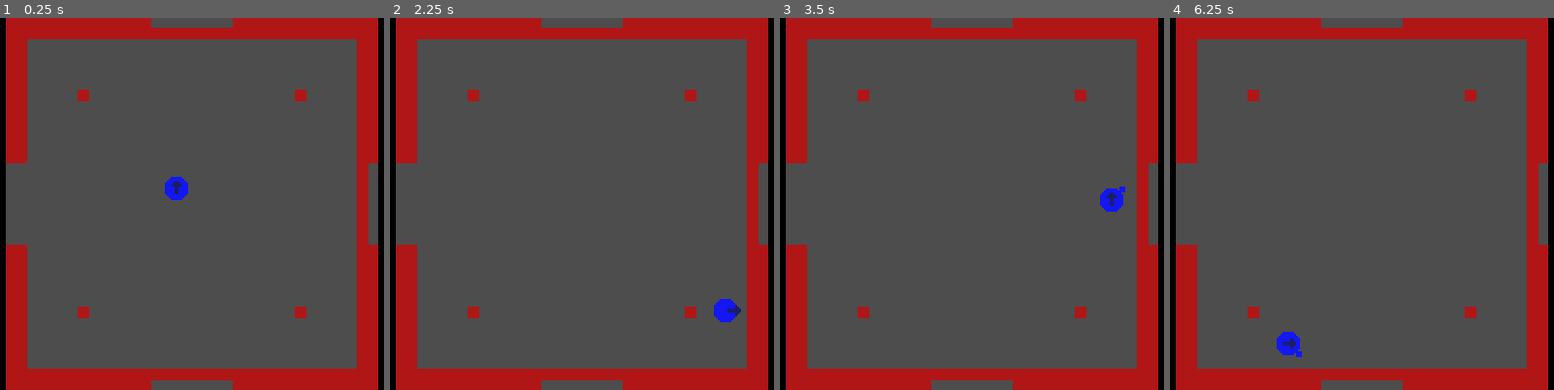
Above: before the commit, frames 1-4 (left to right).
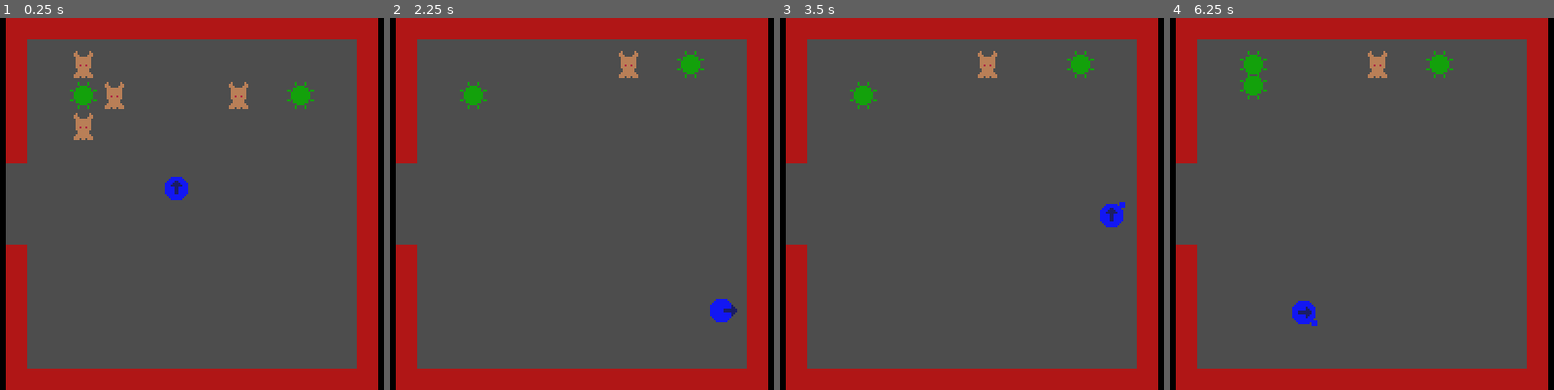
Above: after the commit, the same moments.

Repository: alexpech12/godot-parasite
Game: Godot game, scene res://scenes/game.tscn
The game is run twice, just before and just after one commit, with the same random seed, the same clock (stepped at 60 frames per second) and the same inputs. This scene is started directly instead of the project's main scene.
Inputs:
- Up to frame 1 (0.25 s): no input
- Up to frame 2 (2.25 s): tap Enter at 0.5 s; hold Right (ui_right) 0.53-1.28 s; hold Space (attack) 0.53-1.28 s; hold Down (ui_down) 1.28-2.03 s; tap Space (attack) at 1.35 s; hold Right (ui_right) from 2.03 s (still down); hold Space (attack) from 2.03 s (still down)
- Up to frame 3 (3.5 s): release Right (ui_right) at 2.78 s; release Space (attack) at 2.78 s; hold Up (ui_up) from 2.78 s (still down); tap Space (attack) at 2.85 s
- Up to frame 4 (6.25 s): release Up (ui_up) at 3.53 s; hold Space (attack) 3.53-4.28 s; hold Left (ui_left) 3.53-5.03 s; tap Space (attack) at 4.35, 5.85 s; hold Down (ui_down) 5.03-5.78 s; hold Space (attack) 5.03-5.78 s; hold Right (ui_right) from 5.78 s (still down)

The runs differ from the first frame. In frame 1, 3.4% of the frame differs, in the area x 18-99%, y 0-100%; in frame 2, 2.9%; in frame 3, 3.2%; in frame 4, 3.7%.
Error after the commit: Invalid access of index '11' on a base object of type: 'String'. (res://scenes/room/Room.gd:51)

Commit message:
Add a monster enemy type and define interactions between enemy types

Diff:
--- a/scenes/Game.gd
+++ b/scenes/Game.gd
@@ -3,6 +3,8 @@
 @export var player: Player
 @export var ui: UI
 @export var room_scene: PackedScene
+
+@export var starting_room_override: String
 
 enum TransitionState { None, FadingOut, Loading, FadingIn }
 var transition_state = TransitionState.None
@@ -12,19 +14,21 @@
 
 var t = 0.0
 
-@export var current_room: Node2D
+var current_room: Node2D
 
 var current_room_definition: Level.RoomDefinition
 
 func _ready():
     $Level.generate()
 
-    load_room($Level.starting_room())
+    if starting_room_override:
+        load_room_from_file($Level.starting_room(), starting_room_override)
+    else:
+        load_room($Level.starting_room())
 
     player.enter_room(current_room)
 
-func load_room(room_definition):
-
+func find_random_matching_file(room_definition):
     # Find file matching definition
     # Path format is res://levels/{type}/{n?}{e?}{w?}{s?}/*
     # Or, res://levels/{type}/* for a level without specific connections
@@ -47,12 +51,15 @@
 
     print_debug("Using ", selected_file)
 
+    return selected_file
+
+func load_room_from_file(room_definition, filename):
     # Instantiate room
     var room = room_scene.instantiate()
     add_child(room)
 
     # Apply file to room
-    room.configure(selected_file, room_definition)
+    room.configure(filename, room_definition)
 
     # Set player location, if room provides one
     if room.player_start:
@@ -64,6 +71,10 @@
 
     current_room_definition = room_definition
     current_room = room
+
+func load_room(room_definition):
+    var filename = find_random_matching_file(room_definition)
+    load_room_from_file(room_definition, filename)
 
 func _process(delta):
     match transition_state:
@@ -82,10 +93,6 @@
 
             load_room(destination_room_definition)
 
-            #var instance = transition_scene.instantiate()
-            #add_child(instance)
-            #current_room = instance
-            #(current_room as Room).transition.connect(_on_room_transition)
             transition_state = TransitionState.FadingIn
             player.position = transition_location
 
--- a/scenes/door/Door.gd
+++ b/scenes/door/Door.gd
@@ -4,24 +4,17 @@
 
 enum DestinationLocation { Top, Bottom, Left, Right }
 
-#@export var destination_scene: String
 @export var destination_coordinates: Vector2i
 @export var destination_location: DestinationLocation
 
 signal transition(destination: Vector2i, player_location: Vector2)
-#var next_scene = preload("res://scenes/test_scene_2.tscn")
 
 func set_destination(destination):
     destination_coordinates = destination
 
 func _on_area_entered(_area):
-
     print_debug("Moving to ", destination_coordinates)
     transition.emit(destination_coordinates, player_destination())
-    #print_debug("Transition to " + str(destination_scene.resource_name()))
-    #var scene = load("res://scenes/" + destination_scene + ".tscn")
-    #transition.emit(scene, player_destination())
-    #get_tree().change_scene_to_packed(destination_scene)
 
 func player_destination():
     match destination_location:
--- /dev/null
+++ b/scenes/enemies/BaseCreature.gd
@@ -0,0 +1,71 @@
+class_name BaseCreature
+
+extends Area2D
+
+@export var health = 1
+@export var damage = 1
+
+enum CreatureType { Player, Parasite, Monster }
+
+var STEP_SIZE = 16
+var move_frames = 10
+
+var facing_direction = Vector2i.DOWN
+
+var current_state: State
+
+# Called when the node enters the scene tree for the first time.
+func _ready():
+    current_state = IdleState.new(self)
+
+# Called every frame. 'delta' is the elapsed time since the previous frame.
+func _process(delta):
+    process_state_machine(get_inputs(delta), delta)
+
+func get_inputs(delta):
+    return {}
+
+func process_state_machine(inputs, delta):
+    inputs["dead"] = dead()
+    current_state.set_inputs(inputs)
+
+    current_state.process(delta)
+    var next_state = current_state.next_state()
+
+    if next_state:
+        current_state.exit()
+        current_state = next_state
+        current_state.enter()
+
+func collision_test(tilemap, pos):
+    var cell = tilemap.local_to_map(pos)
+    var data = tilemap.get_cell_tile_data(0, cell)
+    if data:
+        return data.get_custom_data("wall")
+
+    return false
+
+func _on_area_entered(area):
+    match area.get("creature_type"):
+        CreatureType.Player:
+            on_touched_by_player(area)
+        CreatureType.Parasite:
+            on_touched_by_parasite(area)
+        CreatureType.Monster:
+            on_touched_by_monster(area)
+
+func on_touched_by_player(player):
+    pass
+
+func on_touched_by_monster(monster):
+    pass
+
+func on_touched_by_parasite(parasite):
+    pass
+
+func receive_damage(amount):
+    print_debug(amount, " damage, (", health, " -> ", health - amount, ")")
+    health -= amount
+
+func dead():
+    return health <= 0
--- /dev/null
+++ b/scenes/enemies/MonsterBaby.gd
@@ -0,0 +1,31 @@
+extends BaseCreature
+
+var wait_time = null
+var t = 0.0
+
+var creature_type = CreatureType.Monster
+
+# Called every frame. 'delta' is the elapsed time since the previous frame.
+func get_inputs(delta):
+    var inputs = {}
+
+    if wait_time == null:
+        wait_time = randi_range(1,3)
+
+    t += delta
+
+    if t > wait_time:
+
+    #if randf() < chance_of_movement:
+        # Pick a random direction to try and move
+        var input_i = randi_range(0, 3)
+        inputs = {
+            up = input_i == 0,
+            down = input_i == 1,
+            left = input_i == 2,
+            right = input_i == 3,
+        }
+        t = 0
+        wait_time = null
+
+    return inputs
--- /dev/null
+++ b/scenes/enemies/ParasiteBaby.gd
@@ -0,0 +1,85 @@
+extends BaseCreature
+
+var wait_time = null
+var t = 0.0
+
+var energy = 0
+
+var duplicate_self = false
+var duplicate_location: Vector2
+
+var creature_type = CreatureType.Parasite
+
+var parasite_scene: PackedScene
+
+func _ready():
+    super()
+
+    #parasite_scene = load("res://scenes/enemies/parasite_baby.tscn")
+
+func on_move_entered():
+    print_debug("Starting move")
+    duplicate_location = position
+
+func on_move_exited(success):
+    if !success:
+        print_debug("Move not successful!")
+        return
+
+    if energy >= 1:
+        print_debug("Enough energy to duplicate")
+        #var new_parasite = parasite_scene.instantiate()
+        var new_parasite = self.duplicate()
+        add_sibling(new_parasite)
+        new_parasite.position = duplicate_location
+        energy = 0
+
+
+# Called every frame. 'delta' is the elapsed time since the previous frame.
+func get_inputs(delta):
+    var inputs = {}
+
+    if wait_time == null:
+        wait_time = randi_range(1,3)
+
+    t += delta
+
+    if t > wait_time:
+
+    #if randf() < chance_of_movement:
+        # Pick a random direction to try and move
+        var input_i = randi_range(0, 3)
+        inputs = {
+            up = input_i == 0,
+            down = input_i == 1,
+            left = input_i == 2,
+            right = input_i == 3,
+        }
+        t = 0
+        wait_time = null
+
+    return inputs
+
+func consume_monster(monster):
+    print_debug("Consuming ", monster)
+    # When energy passes a threshold, spawn an identical parasite
+    # Stronger monsters give more energy
+    energy += monster.damage
+
+func on_touched_by_player(player):
+    player.receive_damage(damage)
+
+func on_touched_by_monster(monster):
+    monster.receive_damage(damage)
+    if monster.dead():
+        consume_monster(monster)
+
+func on_touched_by_parasite(parasite):
+    pass
+    # TODO: Unsure if we want this or not
+    #print_debug("Parasites are touching!")
+    #if self.is_greater_than(parasite):
+        #return
+        #
+    #health += parasite.health
+    #parasite.health = 0
--- /dev/null
+++ b/scenes/enemies/base_creature.tscn
@@ -0,0 +1,55 @@
+[gd_scene load_steps=8 format=3 uid="uid://bx6ejmm0gw07c"]
+
+[ext_resource type="Script" path="res://scenes/enemies/BaseCreature.gd" id="1_w4bxu"]
+[ext_resource type="Texture2D" uid="uid://up4jnqous41d" path="res://images/enemy_test.png" id="2_474cc"]
+
+[sub_resource type="AtlasTexture" id="AtlasTexture_ijl2j"]
+atlas = ExtResource("2_474cc")
+region = Rect2(0, 16, 16, 16)
+
+[sub_resource type="AtlasTexture" id="AtlasTexture_ckoxr"]
+atlas = ExtResource("2_474cc")
+region = Rect2(0, 0, 16, 16)
+
+[sub_resource type="AtlasTexture" id="AtlasTexture_1pkap"]
+atlas = ExtResource("2_474cc")
+region = Rect2(16, 0, 16, 16)
+
+[sub_resource type="SpriteFrames" id="SpriteFrames_oabn3"]
+animations = [{
+"frames": [{
+"duration": 1.0,
+"texture": SubResource("AtlasTexture_ijl2j")
+}],
+"loop": true,
+"name": &"attack",
+"speed": 5.0
+}, {
+"frames": [{
+"duration": 1.0,
+"texture": SubResource("AtlasTexture_ckoxr")
+}, {
+"duration": 1.0,
+"texture": SubResource("AtlasTexture_1pkap")
+}],
+"loop": true,
+"name": &"idle",
+"speed": 1.0
+}]
+
+[sub_resource type="CircleShape2D" id="CircleShape2D_211v5"]
+radius = 7.0
+
+[node name="Creature" type="Area2D"]
+collision_layer = 4
+collision_mask = 15
+script = ExtResource("1_w4bxu")
+
+[node name="AnimatedSprite2D" type="AnimatedSprite2D" parent="."]
+sprite_frames = SubResource("SpriteFrames_oabn3")
+animation = &"idle"
+
+[node name="CollisionShape2D" type="CollisionShape2D" parent="."]
+shape = SubResource("CircleShape2D_211v5")
+
+[connection signal="area_entered" from="." to="." method="_on_area_entered"]
--- /dev/null
+++ b/scenes/enemies/monster_baby.tscn
@@ -0,0 +1,42 @@
+[gd_scene load_steps=7 format=3 uid="uid://oji60adkemva"]
+
+[ext_resource type="Script" path="res://scenes/enemies/MonsterBaby.gd" id="1_p136d"]
+[ext_resource type="Texture2D" uid="uid://cjiy8jxj48hf1" path="res://images/monster_test.png" id="2_33ioj"]
+
+[sub_resource type="AtlasTexture" id="AtlasTexture_vkbx5"]
+atlas = ExtResource("2_33ioj")
+region = Rect2(0, 0, 16, 16)
+
+[sub_resource type="AtlasTexture" id="AtlasTexture_ysly3"]
+atlas = ExtResource("2_33ioj")
+region = Rect2(16, 0, 16, 16)
+
+[sub_resource type="SpriteFrames" id="SpriteFrames_idfgp"]
+animations = [{
+"frames": [{
+"duration": 1.0,
+"texture": SubResource("AtlasTexture_vkbx5")
+}, {
+"duration": 1.0,
+"texture": SubResource("AtlasTexture_ysly3")
+}],
+"loop": true,
+"name": &"default",
+"speed": 1.0
+}]
+
+[sub_resource type="CircleShape2D" id="CircleShape2D_5owua"]
+radius = 7.0
+
+[node name="MonsterBaby" type="Area2D"]
+collision_layer = 4
+collision_mask = 15
+script = ExtResource("1_p136d")
+
+[node name="AnimatedSprite2D" type="AnimatedSprite2D" parent="."]
+sprite_frames = SubResource("SpriteFrames_idfgp")
+
+[node name="CollisionShape2D" type="CollisionShape2D" parent="."]
+shape = SubResource("CircleShape2D_5owua")
+
+[connection signal="area_entered" from="." to="." method="_on_area_entered"]
--- a/scenes/enemy/enemy.tscn
+++ b/scenes/enemies/parasite_baby.tscn
@@ -1,18 +1,18 @@
 [gd_scene load_steps=8 format=3 uid="uid://cgjmavhtmfi0y"]
 
-[ext_resource type="Script" path="res://scenes/enemy/Enemy.gd" id="1_dcx5w"]
-[ext_resource type="Texture2D" uid="uid://up4jnqous41d" path="res://images/enemy_test.png" id="2_lm2gu"]
+[ext_resource type="Script" path="res://scenes/enemies/ParasiteBaby.gd" id="1_magp3"]
+[ext_resource type="Texture2D" uid="uid://up4jnqous41d" path="res://images/enemy_test.png" id="2_71y6r"]
 
 [sub_resource type="AtlasTexture" id="AtlasTexture_ijl2j"]
-atlas = ExtResource("2_lm2gu")
+atlas = ExtResource("2_71y6r")
 region = Rect2(0, 16, 16, 16)
 
 [sub_resource type="AtlasTexture" id="AtlasTexture_ckoxr"]
-atlas = ExtResource("2_lm2gu")
+atlas = ExtResource("2_71y6r")
 region = Rect2(0, 0, 16, 16)
 
 [sub_resource type="AtlasTexture" id="AtlasTexture_1pkap"]
-atlas = ExtResource("2_lm2gu")
+atlas = ExtResource("2_71y6r")
 region = Rect2(16, 0, 16, 16)
 
 [sub_resource type="SpriteFrames" id="SpriteFrames_oabn3"]
@@ -40,8 +40,10 @@
 [sub_resource type="CircleShape2D" id="CircleShape2D_211v5"]
 radius = 7.0
 
-[node name="Enemy" type="Area2D"]
-script = ExtResource("1_dcx5w")
+[node name="ParasiteBaby" type="Area2D"]
+collision_layer = 4
+collision_mask = 15
+script = ExtResource("1_magp3")
 
 [node name="AnimatedSprite2D" type="AnimatedSprite2D" parent="."]
 sprite_frames = SubResource("SpriteFrames_oabn3")
--- a/scenes/enemy/Enemy.gd
+++ /dev/null
@@ -1,71 +0,0 @@
-extends Area2D
-
-@export var tilemap: TileMap
-@export var chance_of_movement = 0.01
-
-var STEP_SIZE = 16
-var move_frames = 10
-
-var facing_direction = Vector2i.DOWN
-
-var sprite: AnimatedSprite2D
-var current_state: State
-
-var wait_time = null
-var t = 0.0
-
-# Called when the node enters the scene tree for the first time.
-func _ready():
-    sprite = $AnimatedSprite2D
-    current_state = IdleState.new(self)
-
-# Called every frame. 'delta' is the elapsed time since the previous frame.
-func _process(delta):
-    var inputs = {}
-
-    if wait_time == null:
-        wait_time = randi_range(1,3)
-
-    t += delta
-
-    if t > wait_time:
-
-    #if randf() < chance_of_movement:
-        # Pick a random direction to try and move
-        var input_i = randi_range(0, 3)
-        inputs = {
-            up = input_i == 0,
-            down = input_i == 1,
-            left = input_i == 2,
-            right = input_i == 3,
-        }
-        t = 0
-        wait_time = null
-
-    current_state.set_inputs(inputs)
-
-    current_state.process(delta)
-    var next_state = current_state.next_state()
-
-    if next_state:
-        current_state.exit()
-        current_state = next_state
-        current_state.enter()
-
-func play_animation(animation):
-    sprite.play(animation)
-
-func collision_test(pos):
-    var cell = tilemap.local_to_map(pos)
-    var data = tilemap.get_cell_tile_data(0, cell)
-    if data:
-        return data.get_custom_data("wall")
-
-    return false
-
-func _on_area_entered(area):
-    if area.name == "Player":
-        area.damage(1)
-
-func damage(amount):
-    queue_free()
--- a/scenes/game.tscn
+++ b/scenes/game.tscn
@@ -12,6 +12,7 @@
 player = NodePath("Player")
 ui = NodePath("UI")
 room_scene = ExtResource("2_crknf")
+starting_room_override = "res://levels/test/enemies.txt"
 
 [node name="Level" parent="." instance=ExtResource("2_xmhvx")]
 generate_debug = false
--- a/scenes/player/Player.gd
+++ b/scenes/player/Player.gd
@@ -8,6 +8,9 @@
 @export var move_frames = 10
 
 @export var projectile: Projectile
+
+
+var creature_type = BaseCreature.CreatureType.Player
 
 var facing_direction = Vector2i.UP
 
@@ -91,11 +94,7 @@
 
     return false
 
-
-func _on_area_entered(area):
-    print_debug("Area entered - " + area.name)
-
-func damage(amount):
+func receive_damage(amount):
     print_debug("Damaged " + str(amount))
 
 func attacking():
--- a/scenes/projectile/Projectile.gd
+++ b/scenes/projectile/Projectile.gd
@@ -14,7 +14,7 @@
     position += direction * speed
 
 func _on_area_entered(area):
-    area.damage(damage)
+    area.receive_damage(damage)
     queue_free()
 
 
--- a/scenes/room/Room.gd
+++ b/scenes/room/Room.gd
@@ -16,7 +16,8 @@
     Player = 'P',
     Entrance = 'E',
     Exit = 'G',
-    Enemy01 = 'q'
+    ParasiteBaby = 'q',
+    MonsterBaby = 'a'
 }
 
 func configure(filepath: String, definition: Level.RoomDefinition):
@@ -50,8 +51,10 @@
             match row[x]:
                 Symbol.Wall:
                     add_wall(x, y)
-                Symbol.Enemy01:
-                    add_enemy(x, y)
+                Symbol.ParasiteBaby:
+                    add_enemy("parasite_baby", x, y)
+                Symbol.MonsterBaby:
+                    add_enemy("monster_baby", x, y)
                 Symbol.Player:
                     player_start = map_to_world(x, y) + Vector2(8, 8)
 
@@ -75,15 +78,23 @@
                 Level.RoomDefinition.Direction.Up:
                     add_wall(5, 0)
                     add_wall(6, 0)
+                    add_wall(5, -1)
+                    add_wall(6, -1)
                 Level.RoomDefinition.Direction.Down:
                     add_wall(5, 11)
                     add_wall(6, 11)
+                    add_wall(5, 12)
+                    add_wall(6, 12)
                 Level.RoomDefinition.Direction.Left:
                     add_wall(0, 5)
                     add_wall(0, 6)
+                    add_wall(-1, 5)
+                    add_wall(-1, 6)
                 Level.RoomDefinition.Direction.Right:
                     add_wall(11, 5)
                     add_wall(11, 6)
+                    add_wall(12, 5)
+                    add_wall(12, 6)
 
 func _on_door_transition(scene, player_location):
     transition.emit(scene, player_location)
@@ -94,7 +105,8 @@
 func add_wall(x, y):
     $TileMap.set_cells_terrain_connect (0, [Vector2i(3+x, y)], 0, 0)
 
-func add_enemy(x, y):
+func add_enemy(type, x, y):
+    var enemy_scene = load("res://scenes/enemies/%s.tscn" % type)
     var enemy = enemy_scene.instantiate()
     add_child(enemy)
     enemy.position = map_to_world(x, y) + Vector2(8, 8)
--- a/scenes/room/room.tscn
+++ b/scenes/room/room.tscn
@@ -2,12 +2,12 @@
 
 [ext_resource type="Script" path="res://scenes/room/Room.gd" id="1_18mma"]
 [ext_resource type="PackedScene" uid="uid://b7ubxiqaj2fkx" path="res://scenes/tile_map.tscn" id="2_0epx1"]
+[ext_resource type="PackedScene" uid="uid://cgjmavhtmfi0y" path="res://scenes/enemies/parasite_baby.tscn" id="2_s0awh"]
 [ext_resource type="PackedScene" uid="uid://4ic03vnpgy1t" path="res://scenes/door/door.tscn" id="3_s7hof"]
-[ext_resource type="PackedScene" uid="uid://cgjmavhtmfi0y" path="res://scenes/enemy/enemy.tscn" id="4_33e0j"]
 
 [node name="Room" type="Node2D"]
 script = ExtResource("1_18mma")
-enemy_scene = ExtResource("4_33e0j")
+enemy_scene = ExtResource("2_s0awh")
 
 [node name="TileMap" parent="." instance=ExtResource("2_0epx1")]
 
--- a/scenes/test_game.tscn
+++ b/scenes/test_game.tscn
@@ -6,18 +6,16 @@
 [ext_resource type="PackedScene" uid="uid://dfyye551d3ash" path="res://scenes/projectile/projectile.tscn" id="4_pgs6f"]
 [ext_resource type="PackedScene" uid="uid://b8yjady50laal" path="res://scenes/ui/ui.tscn" id="5_6oul6"]
 
-[node name="Game" type="Node2D" node_paths=PackedStringArray("player", "current_room")]
+[node name="Game" type="Node2D" node_paths=PackedStringArray("player")]
 script = ExtResource("1_hkv8f")
 transition_time = 0.2
 player = NodePath("Player")
-current_room = NodePath("Room")
 
 [node name="Room" parent="." instance=ExtResource("2_exp03")]
 
 [node name="Player" parent="." node_paths=PackedStringArray("room", "projectile") instance=ExtResource("3_hx3ff")]
 position = Vector2(136, 184)
 room = NodePath("../Room")
-move_frames = null
 projectile = NodePath("../Projectile")
 
 [node name="Projectile" parent="." instance=ExtResource("4_pgs6f")]
--- a/scenes/test_scene.tscn
+++ b/scenes/test_scene.tscn
@@ -2,7 +2,7 @@
 
 [ext_resource type="PackedScene" uid="uid://b7ubxiqaj2fkx" path="res://scenes/tile_map.tscn" id="1_68y38"]
 [ext_resource type="Script" path="res://scenes/room/Room.gd" id="1_hj6mv"]
-[ext_resource type="PackedScene" uid="uid://cgjmavhtmfi0y" path="res://scenes/enemy/enemy.tscn" id="3_0mhw8"]
+[ext_resource type="PackedScene" uid="uid://cgjmavhtmfi0y" path="res://scenes/enemies/parasite_baby.tscn" id="3_0mhw8"]
 [ext_resource type="PackedScene" uid="uid://4ic03vnpgy1t" path="res://scenes/door/door.tscn" id="4_hvr3w"]
 
 [node name="Room" type="Node2D"]
--- a/scenes/test_scene_3.tscn
+++ b/scenes/test_scene_3.tscn
@@ -2,7 +2,7 @@
 
 [ext_resource type="Script" path="res://scenes/room/Room.gd" id="1_7v2ip"]
 [ext_resource type="PackedScene" uid="uid://b7ubxiqaj2fkx" path="res://scenes/tile_map.tscn" id="2_0u7n5"]
-[ext_resource type="PackedScene" uid="uid://cgjmavhtmfi0y" path="res://scenes/enemy/enemy.tscn" id="3_15mmi"]
+[ext_resource type="PackedScene" uid="uid://cgjmavhtmfi0y" path="res://scenes/enemies/parasite_baby.tscn" id="3_15mmi"]
 [ext_resource type="PackedScene" uid="uid://4ic03vnpgy1t" path="res://scenes/door/door.tscn" id="4_8jv04"]
 
 [node name="Room" type="Node2D"]
--- /dev/null
+++ b/scripts/state_machine/DeathState.gd
@@ -0,0 +1,12 @@
+class_name DeathState
+
+extends State
+
+var animation_name = "death"
+
+func enter():
+    # TODO: Spawn something to play a death animation
+    subject.queue_free()
+
+func next_state():
+    return null
--- a/scripts/state_machine/IdleState.gd
+++ b/scripts/state_machine/IdleState.gd
@@ -5,6 +5,9 @@
 var animation_name = "face"
 
 func next_state():
+    if inputs.get("dead"):
+        return DeathState.new(subject)
+
     var transitions = [
         {
             'input': "up",
--- a/scripts/state_machine/MoveState.gd
+++ b/scripts/state_machine/MoveState.gd
@@ -21,6 +21,14 @@
     #if subject.collision_test(target):
         #self.target = subject.position
 
+func enter():
+    if subject.has_method("on_move_entered"):
+        subject.on_move_entered()
+
+func exit():
+    if subject.has_method("on_move_exited"):
+        subject.on_move_exited(!aborting)
+
 func process(delta):
     t += 1
     at += 1
@@ -38,10 +46,16 @@
         snap_position()
 
 func next_state():
+    if inputs.get("dead"):
+        return DeathState.new(subject)
+
     if not movement_complete():
         return null
 
     var next_state = IdleState.new(subject)
+
+    if aborting:
+        return next_state
 
     # Allow the idle state to transitioning straight back to a moving state
     # without waiting for an update cycle if the inputs are still asserted
Binary file added: images/monster_test.png
Not shown, added: images/monster_test.png.import
Not shown, changed: levels/normal/03.txt
Not shown, added: levels/test/enemies.txt
Not shown, added: piskel/monster_test.piskel
